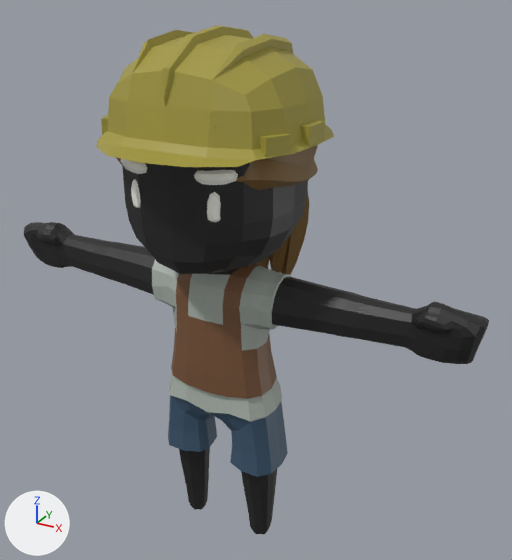
An edit to the glTF model public/assets/characters/char_q_worker_female.glb, drawn before and after from the same camera.
Camera for both pictures: a 50 mm lens placed at (2.15, -3.45, 3.69), pointed at (0.15, 0.18, 1.88). Arrows for +X, +Y and +Z are at lower left; the lights stay in place. The first picture is the older version.

In view in the first picture: 'Body'.
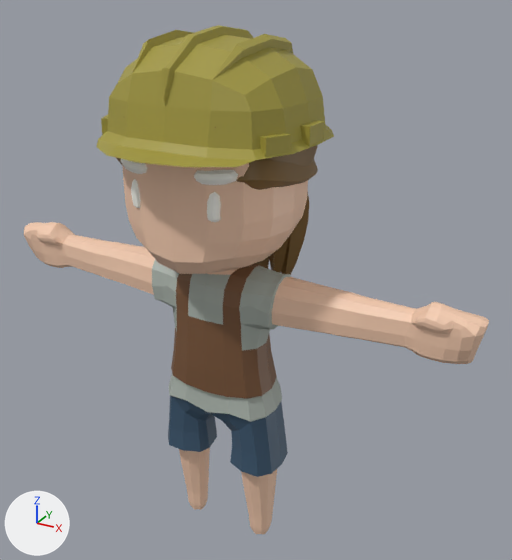
Boxes (x1, y1, x2, y2) around the edits, measured in the pictures (512 x 560 px):
'Body', recoloured (black to beige): (24, 160, 489, 534) in both

Patch to the scene script:
```diff
--- a/public/assets/characters/char_q_worker_female.glb.py
+++ b/public/assets/characters/char_q_worker_female.glb.py
@@ mat_skin @@
 mat_skin = principled_material('Skin')
-mat_skin.base_color = (0.0134, 0.0134, 0.0134)  # black #1f1f1f
+mat_skin.base_color = (0.911, 0.604, 0.434)  # beige #f5ccb0
```
